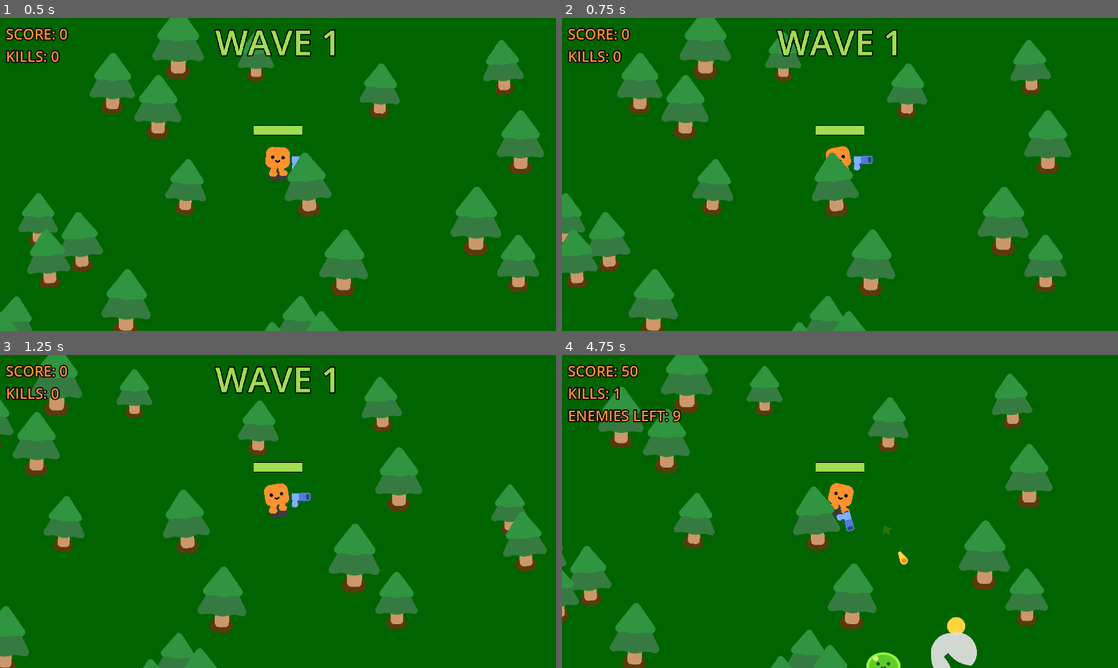
Above: before the commit, frames 1-4 (two rows, left to right).
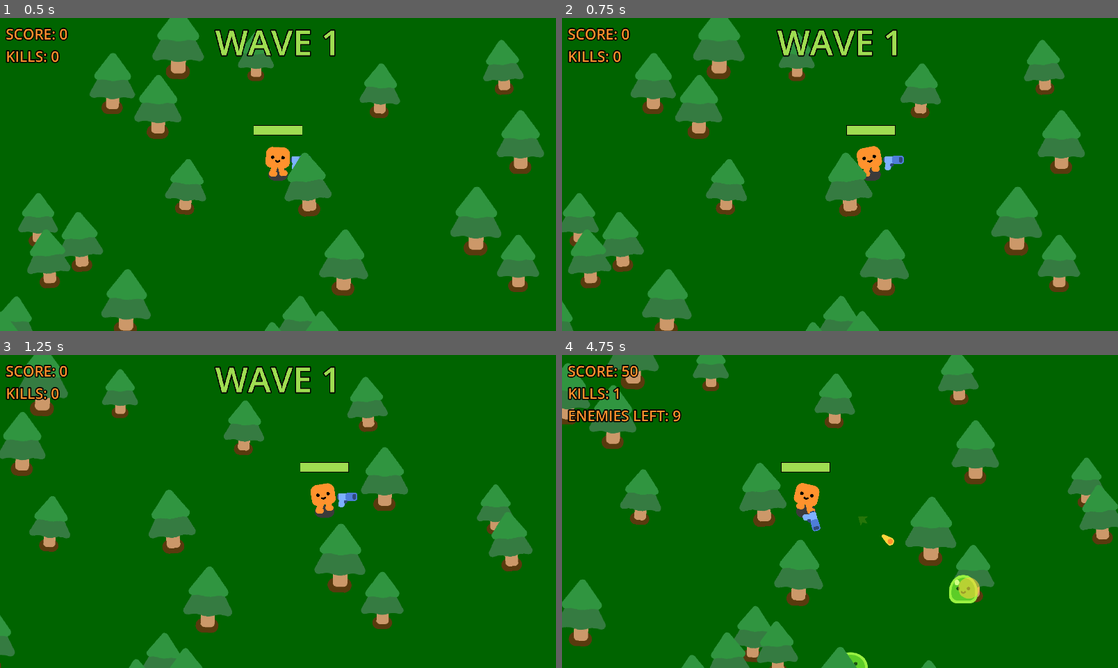
Above: after the commit, the same moments.

Repository: Chaotic-Legend/Slime-Survivors
Game: Godot game, scene res://scenes/survivors_game.tscn
Same seed, same stepped clock (60 frames per second), same inputs: the game is played once before the commit and once after it. Sound files missing from this copy of the repository are replaced by a short silence.
Inputs:
- Up to frame 1 (0.5 s): no input
- Up to frame 2 (0.75 s): tap Enter at 0.5 s; hold D (move_right) from 0.53 s (still down); hold Shift (sprint, bound only after the commit) from 0.53 s (still down)
- Up to frame 3 (1.25 s): keep holding D (move_right); keep holding Shift (sprint, bound only after the commit)
- Up to frame 4 (4.75 s): release D (move_right) at 1.28 s; release Shift (sprint, bound only after the commit) at 1.28 s; hold S (move_down) 1.28-2.03 s; tap Shift (sprint, bound only after the commit) at 1.35, 2.85, 4.35 s; hold D (move_right) 2.03-2.78 s; hold Shift (sprint, bound only after the commit) 2.03-2.78 s; hold W (move_up) 2.78-3.53 s; hold Shift (sprint, bound only after the commit) 3.53-4.28 s; hold A (move_left) from 3.53 s (still down)

Frame 1 is identical in both runs. In frame 2, 16% of the frame differs, in the area x 0-94%, y 0-100%; in frame 3, 15%; in frame 4, 28%, in the area x 0-100%, y 0-100%.

Commit message:
Added sprint movement with Shift key support and updated the player controller to allow movement at double speed while sprinting.

Diff:
--- a/project.godot
+++ b/project.godot
@@ -144,6 +144,11 @@
 "events": [Object(InputEventKey,"resource_local_to_scene":false,"resource_name":"","device":-1,"window_id":0,"alt_press …(191 unchanged characters)…
 ]
 }
+sprint={
+"deadzone": 0.2,
+"events": [Object(InputEventKey,"resource_local_to_scene":false,"resource_name":"","device":-1,"window_id":0,"alt_pressed":false,"shift_pressed":false,"ctrl_pressed":false,"meta_pressed":false,"pressed":false,"keycode":0,"physical_keycode":4194325,"key_label":0,"unicode":0,"location":0,"echo":false,"script":null)
+]
+}
 
 [layer_names]
 
--- a/scenes/backgroundmusic.tscn
+++ b/scenes/backgroundmusic.tscn
@@ -4,6 +4,6 @@
 
 [node name="BackgroundMusic" type="AudioStreamPlayer" unique_id=1542360805]
 stream = ExtResource("1_dd3px")
-volume_db = 10.0
+volume_db = 2.0
 autoplay = true
 parameters/looping = true
--- a/scenes/gun.tscn
+++ b/scenes/gun.tscn
@@ -2,7 +2,7 @@
 
 [ext_resource type="Script" uid="uid://bhbi365xsk225" path="res://scripts/gun.gd" id="1_sluxj"]
 [ext_resource type="Texture2D" uid="uid://cswb5do8rrj7q" path="res://assets/pistol/pistol.png" id="2_idur6"]
-[ext_resource type="AudioStream" uid="uid://cuhqruqpf3la6" path="res://assets/audio/shoot.wav" id="3_gp1hk"]
+[ext_resource type="AudioStream" uid="uid://b1gmb01hj340" path="res://assets/audio/gun_shoot.wav" id="3_gp1hk"]
 
 [sub_resource type="CircleShape2D" id="CircleShape2D_nthgb"]
 radius = 987.0
@@ -36,7 +36,7 @@
 
 [node name="ShootSound" type="AudioStreamPlayer2D" parent="." unique_id=1609844886]
 stream = ExtResource("3_gp1hk")
-volume_db = 4.0
+volume_db = 6.0
 max_polyphony = 8
 
 [connection signal="timeout" from="Timer" to="." method="_on_shoot_timer_timeout"]
--- a/scenes/mob.tscn
+++ b/scenes/mob.tscn
@@ -2,7 +2,8 @@
 
 [ext_resource type="Script" uid="uid://ojg88pe48jk5" path="res://scripts/mob.gd" id="1_bsing"]
 [ext_resource type="PackedScene" uid="uid://ogik4s70pgwl" path="res://scenes/slime.tscn" id="2_d4cuo"]
-[ext_resource type="AudioStream" uid="uid://dvcnufih3mfqi" path="res://assets/audio/slime.wav" id="3_d4cuo"]
+[ext_resource type="AudioStream" uid="uid://dvcnufih3mfqi" path="res://assets/audio/slime_death.wav" id="3_d4cuo"]
+[ext_resource type="AudioStream" uid="uid://d1lxx6gc3fowe" path="res://assets/audio/mob_take_damage.wav" id="4_71rcx"]
 
 [sub_resource type="CircleShape2D" id="CircleShape2D_ypitm"]
 radius = 65.0
@@ -25,3 +26,8 @@
 stream = ExtResource("3_d4cuo")
 volume_db = 8.0
 max_polyphony = 8
+
+[node name="HurtSound" type="AudioStreamPlayer2D" parent="." unique_id=106801116]
+stream = ExtResource("4_71rcx")
+volume_db = 2.0
+max_polyphony = 8
--- a/scenes/player.tscn
+++ b/scenes/player.tscn
@@ -3,7 +3,7 @@
 [ext_resource type="Script" uid="uid://bjpua3hfywlnl" path="res://scripts/player.gd" id="1_73bic"]
 [ext_resource type="PackedScene" uid="uid://pbmyh1qru7p" path="res://scenes/happy_boo.tscn" id="2_bl5ih"]
 [ext_resource type="PackedScene" uid="uid://cphcr81upg72i" path="res://scenes/gun.tscn" id="3_bt0kc"]
-[ext_resource type="AudioStream" uid="uid://m02xe48w7hy" path="res://assets/audio/death.wav" id="4_dqkch"]
+[ext_resource type="AudioStream" uid="uid://m02xe48w7hy" path="res://assets/audio/player_death.wav" id="4_dqkch"]
 
 [sub_resource type="RectangleShape2D" id="RectangleShape2D_csncd"]
 size = Vector2(66, 38)
@@ -31,6 +31,9 @@
 shape = SubResource("RectangleShape2D_csncd")
 
 [node name="Camera2D" type="Camera2D" parent="." unique_id=473099899]
+process_callback = 0
+position_smoothing_enabled = true
+rotation_smoothing_enabled = true
 
 [node name="Gun" parent="." unique_id=1561364329 instance=ExtResource("3_bt0kc")]
 position = Vector2(0, -40)
--- a/scripts/gun.gd
+++ b/scripts/gun.gd
@@ -2,7 +2,7 @@
 
 @onready var shoot_sound = $ShootSound
 
-const SHOOT_SOUND = preload("res://assets/audio/shoot.wav")
+const SHOOT_SOUND = preload("res://assets/audio/gun_shoot.wav")
 const BULLET = preload("res://scenes/bullet_2d.tscn")
 const MUZZLE_FLASH = preload("res://scenes/muzzle_flash.tscn")
 var can_shoot := false
--- a/scripts/mob.gd
+++ b/scripts/mob.gd
@@ -3,7 +3,9 @@
 signal died
 
 @onready var slime_sound = $SlimeSound
+@onready var hurt_sound = $HurtSound
 @onready var player = get_node("/root/Game/Player")
+
 var speed = randf_range(200, 350)
 var health = 3
 
@@ -17,15 +19,18 @@
 	move_and_slide()
 
 func take_damage():
+	if health <= 0:
+		return
 	%Slime.play_hurt()
+	hurt_sound.pitch_scale = randf_range(0.9, 1.1)
+	hurt_sound.play()
 	health -= 1
 	if health <= 0:
 		died.emit()
-		var sound = $SlimeSound
-		sound.reparent(get_tree().current_scene)
-		sound.global_position = global_position
-		sound.play()
-		sound.finished.connect(sound.queue_free)
+		slime_sound.reparent(get_tree().current_scene)
+		slime_sound.global_position = global_position
+		slime_sound.play()
+		slime_sound.finished.connect(slime_sound.queue_free)
 		var smoke_scene = preload("res://scenes/smoke_explosion.tscn")
 		var smoke = smoke_scene.instantiate()
 		smoke.process_mode = Node.PROCESS_MODE_PAUSABLE
--- a/scripts/player.gd
+++ b/scripts/player.gd
@@ -7,6 +7,7 @@
 
 const MAX_HEALTH := 100.0
 const SPEED := 600.0
+const SPRINT_MULTIPLIER := 1.5
 const DAMAGE_RATE := 6.0
 const FULL_COLOR := Color("#9fdd51")
 const LOW_COLOR := Color("#9f0000")
@@ -26,7 +27,10 @@
 
 func _physics_process(delta):
 	var direction = Input.get_vector("move_left", "move_right", "move_up", "move_down")
-	velocity = direction * SPEED
+	var current_speed = SPEED
+	if Input.is_action_pressed("sprint"):
+		current_speed *= SPRINT_MULTIPLIER
+	velocity = direction * current_speed
 	move_and_slide()
 	if velocity.length() > 0.0:
 		%HappyBoo.play_walk_animation()
Not shown, changed: assets/audio/gun_shoot.wav.import
Not shown, added: assets/audio/mob_take_damage.wav.import
Not shown, changed: assets/audio/player_death.wav.import
Not shown, removed: assets/audio/shoot.wav.import
Not shown, added: assets/audio/slime_death.wav.import
Not shown, added: LICENSE
Not shown, added: README.md
Not shown, added: assets/audio/gun_shoot.wav
Not shown, added: assets/audio/mob_take_damage.wav
Not shown, added: assets/audio/player_death.wav
Not shown, added: assets/audio/slime_death.wav
